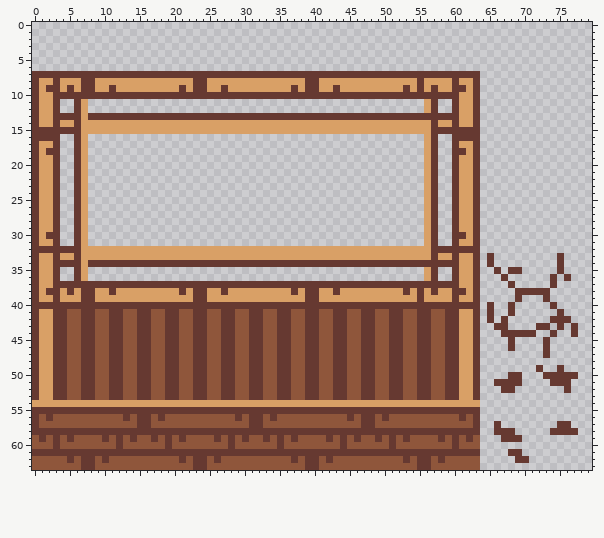
A sprite sheet gets an edit: res/tiles/woodInteriorTiles.png. That is the earlier state.
The file is 80x64 pixels.
The same view after the edit:
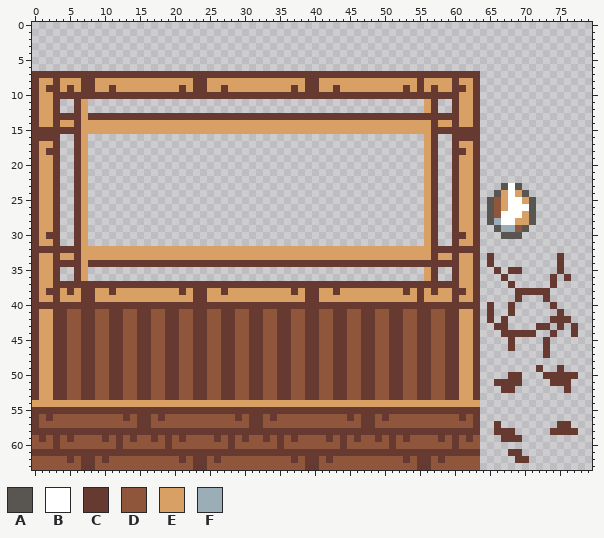
Palette (. is transparent): A #595652  B #ffffff  C #663931  D #8f563b  E #d9a066  F #9badb7
Edits made:
Changed rows in their new state; - is an unchanged pixel.
first column x 65:
23 --ABA--
24 -AEBEA-
25 ADEBBEA
26 ADEBBBA
27 ADBBBEA
28 AFBBEEA
29 -AFFDA-
30 --AAA--
